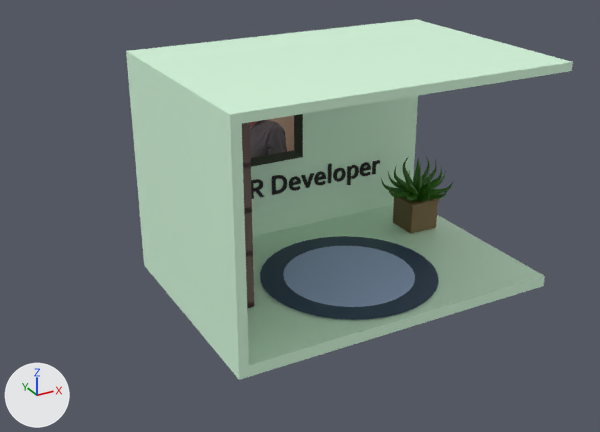
Renders of the glTF model assets/scene1.glb from each side of a commit.
Camera for both pictures: a 50 mm lens placed at (-7.17, -10.66, 7.04), pointed at (-0.93, 0.68, 1.37). Lighting does not change. The marker at lower left points along +X, +Y and +Z. The older version comes first. Where no turn or scale is listed for an object, it has been applied to the vertices. Vertices at exactly the same position are counted once.

The first picture shows 'Carpet', 'Frame', 'Furniture', 'Plant1', 'Plant1.001', 'Pot', 'Title', 'Walls.001'.
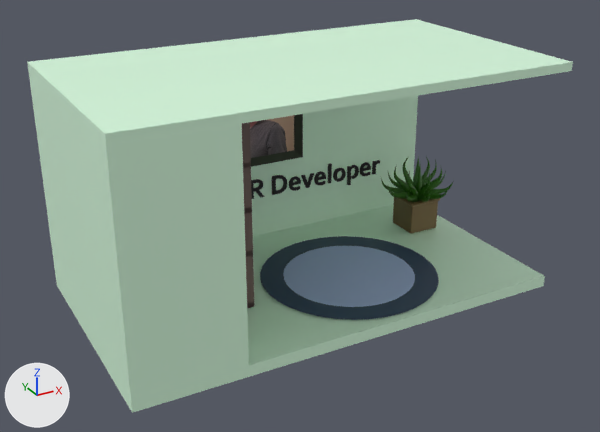
The change, as JSON lines over the scene's bpy script:
```json
{"block": "me_cube", "where": "# used by ob_walls_001; location = (0.0, 0.0, 0.0)"}
{"op": "remove", "block": "me_cube", "code": "me_cube.from_pydata(...)  # 36 vertices, 70 faces; spans x -3.0..3.0, y -1.22..3.0, z -0.1..3.95"}
{"op": "add", "block": "me_cube", "code": "me_cube.from_pydata(...)  # 46 vertices, 90 faces; spans x -4.63..3.0, y -1.22..3.0, z -0.1..3.95"}
{"block": "me_cube", "change": "me_cube part 1"}
{"block": "me_cube", "change": "2 vertices are removed from x -3.0, y 2.79, z 0.1..3.8"}
{"block": "me_cube", "change": "12 faces are deleted"}
{"block": "me_cube", "change": "2 vertices are added at (-4.63, 2.79, 0.1), (-4.63, 2.79, 3.8)"}
{"block": "me_cube", "change": "10 new vertices lie (-1.63, 0.0, 0.0) away from vertices in x -3.0, y -1.22..3.0, z -0.1..3.95"}
{"block": "me_cube", "change": "32 new faces join them"}
```

Boxes (x1, y1, x2, y2) around the edits, measured in the pictures (600 x 432 px):
```json
{"object": "Walls.001", "change": "reshaped", "before": [126, 19, 573, 380], "after": [27, 19, 573, 413], "on screen": "22% wider, 9% taller"}
{"part": 1, "of": "me_cube", "change": "built on", "before": [126, 51, 239, 379], "after": [27, 51, 239, 413]}
```
